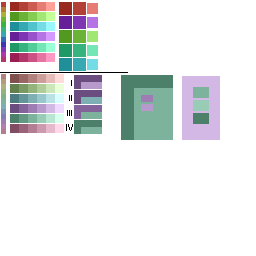
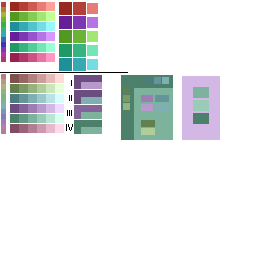
The second (256, 256) image is a revision of the first. Changes to its layers:
painted on "palettes" over [123, 77, 169, 135]
